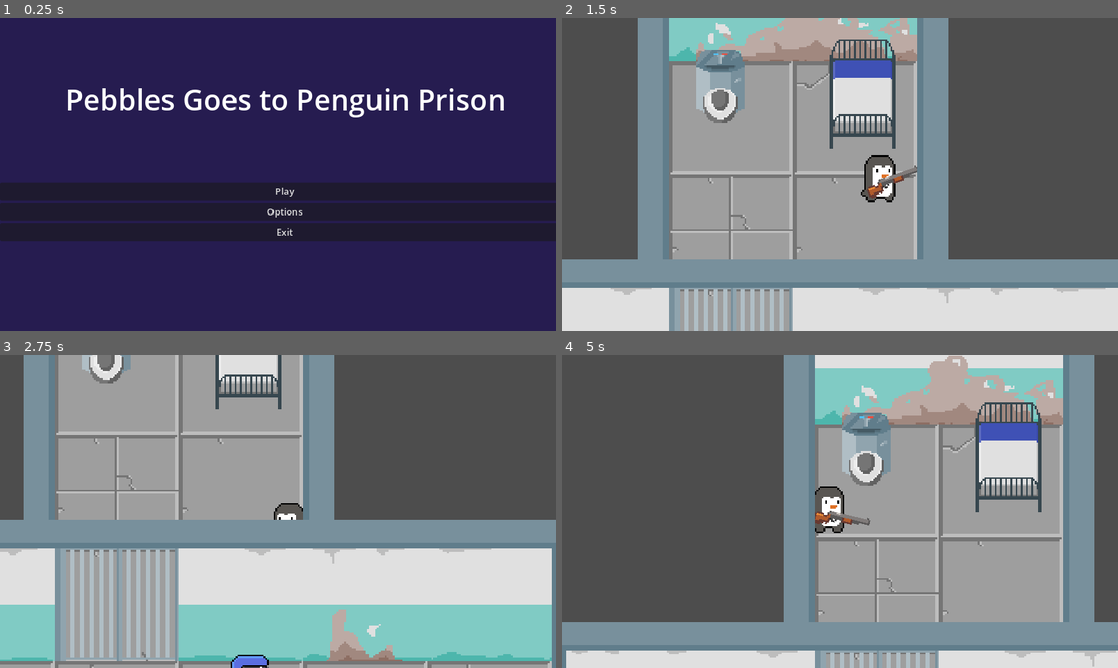
Above: before the commit, frames 1-4 (two rows, left to right).
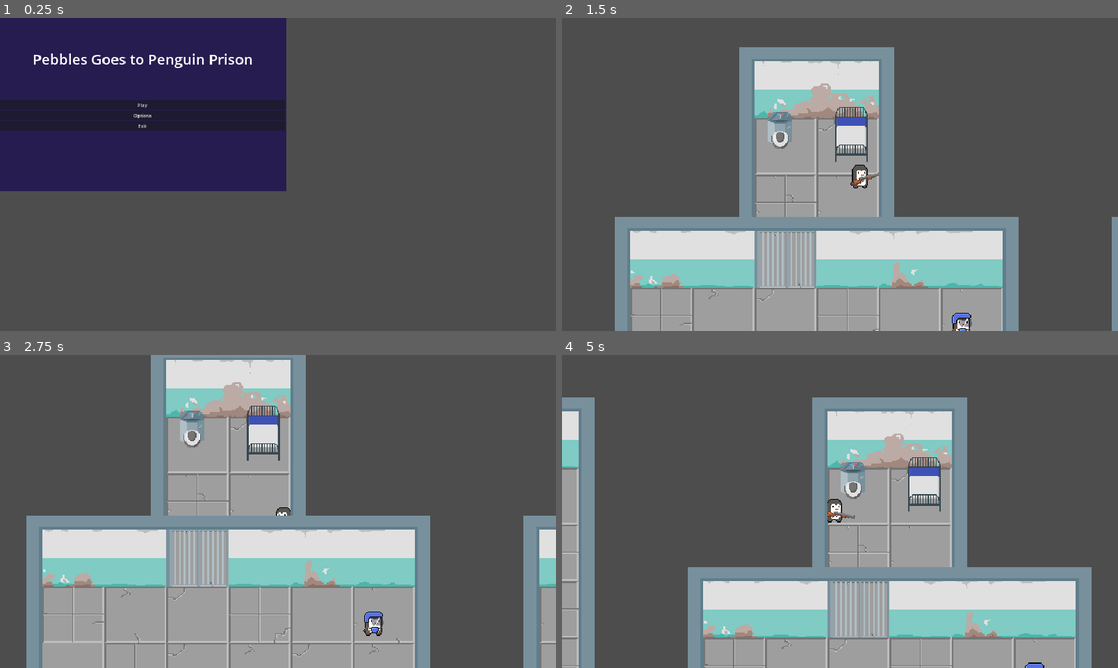
Above: after the commit, the same moments.

Repository: thechristinedo/pebbles-goes-to-penguin-prison
Game: Godot game, scene res://menu.tscn
Same seed, same stepped clock (60 frames per second), same inputs: the game is played once before the commit and once after it.
Inputs (mouse positions are in pixels of both pictures, inside the frame that each line leads up to):
- Up to frame 1 (0.25 s): no input
- Up to frame 2 (1.5 s): click "Play" at 0.5 s; tap Enter at 1.25 s; move the mouse to (962, 158) at 1.27 s; hold D (right) from 1.28 s (still down); click (962, 158) at 1.35 s
- Up to frame 3 (2.75 s): tap Space at 2 s; move the mouse to (166, 527) at 2.02 s; release D (right) at 2.03 s; hold S (down) from 2.03 s (still down); click (166, 527) at 2.1 s
- Up to frame 4 (5 s): move the mouse to (895, 442) at 2.77 s; release S (down) at 2.78 s; hold D (right) 2.78-3.53 s; click (895, 442) at 2.85 s; tap Enter at 3.5 s; move the mouse to (812, 574) at 3.52 s; hold W (up) 3.53-4.28 s; click (812, 574) at 3.6 s; move the mouse to (1006, 558) at 4.27 s; hold A (left) from 4.28 s (still down); click (1006, 558) at 4.35 s

The runs differ from the first frame. In frame 1, 79% of the frame differs, in the area x 0-100%, y 0-100%; in frame 2, 60%; in frame 3, 64%; in frame 4, 61%.

Commit message:
Fixed spawn of enemy

Diff:
--- a/Enemies/fat_penguin_cop.gd
+++ b/Enemies/fat_penguin_cop.gd
@@ -22,8 +22,9 @@
 
 
 func _on_detection_radius_body_entered(body):
-	pebbles = body
-	pebbles_chase = true
+	if body.name == "Pebbles":
+		pebbles = body
+		pebbles_chase = true
 
 
 
--- a/Levels/prison_level.tscn
+++ b/Levels/prison_level.tscn
@@ -177,7 +177,6 @@
 
 [node name="Bed" parent="." instance=ExtResource("3_id7cy")]
 position = Vector2(40, -52)
-freeze = false
 
 [node name="Toilet" parent="." instance=ExtResource("4_om7kv")]
 position = Vector2(-42, -64)
--- a/project.godot
+++ b/project.godot
@@ -21,7 +21,6 @@
 window/size/viewport_width=1920
 window/size/viewport_height=1080
 window/stretch/mode="canvas_items"
-window/stretch/scale=2.0
 
 [editor]
 
